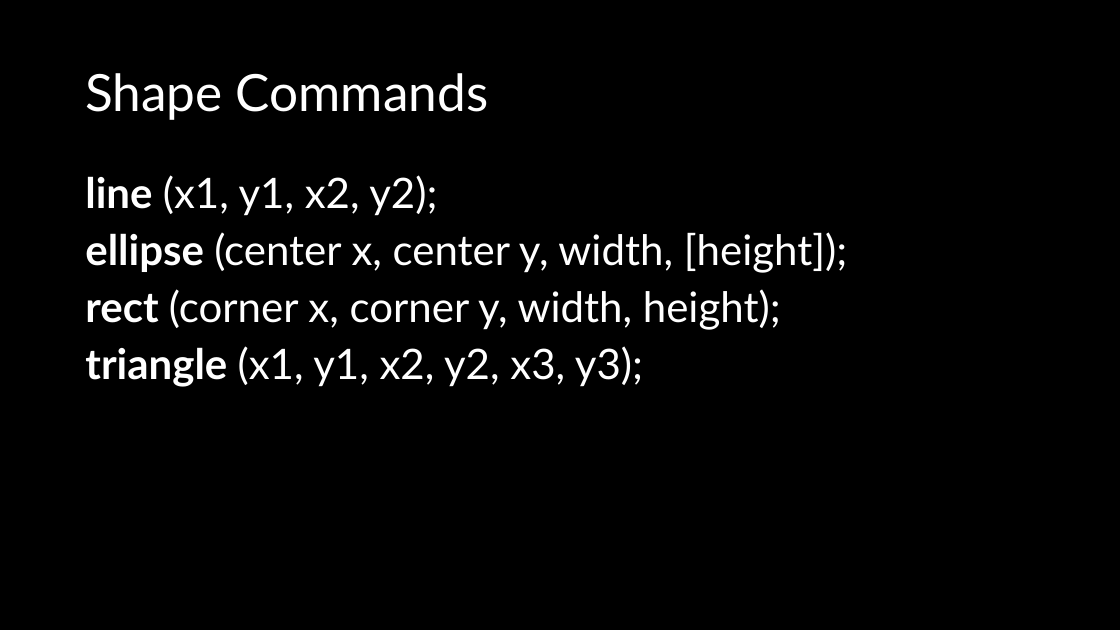
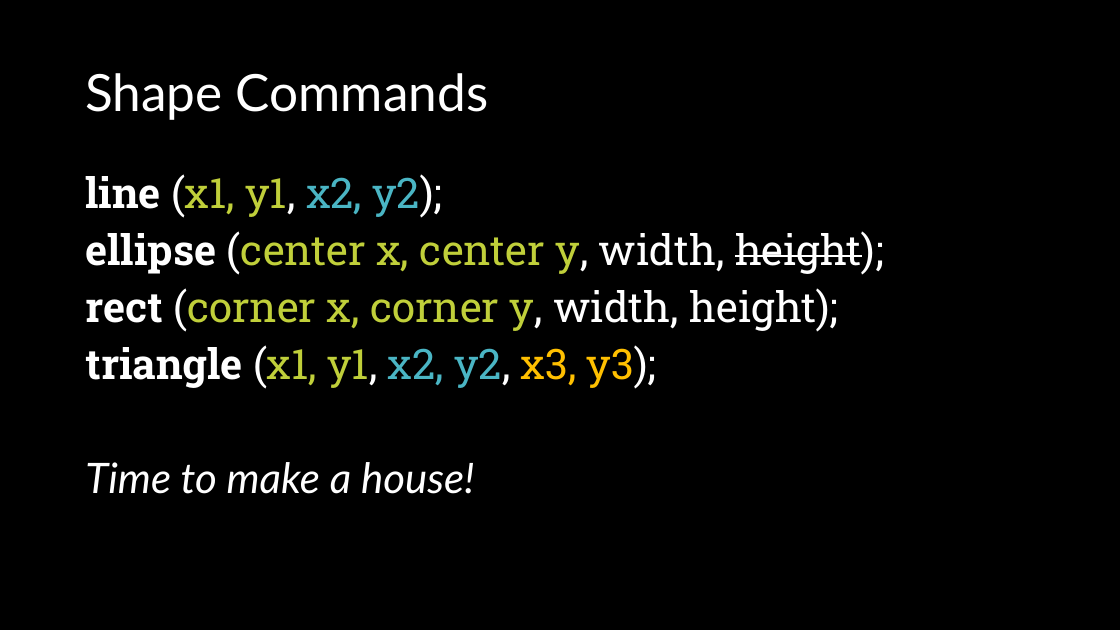
Before and after one commit to crhallberg/IMM120, a slide deck: slide 21 of Presentations/2018-09-11 - Drawing on a Screen.pptx (slide 14 before the commit). Drawn at 1120x630 pixels with LibreOffice and Linux fonts; fonts in the diff are those of the drawing. Boxes give left, top, right and bottom in pixels: in the first picture for what was removed or moved away, otherwise in the second. Text is boxed around its words. In the diff, an @@ line names an element or a change of style, - is before the commit and + after.

```diff
--- a/Presentations/2018-09-11 - Drawing on a Screen.pptx
+++ b/Presentations/2018-09-11 - Drawing on a Screen.pptx
@@ text at bbox=[85, 174, 839, 389]: font Lato to Roboto Slab in "line (x1, y1, x2, y2);", "rect (corner x, corner y, width, height);", "triangle (x1, y1, x2, y2, x3, y3);"; text colour #FFFFFF to #C0CF3A in "(x1, y1,", "(corner x, corner y,", "(x1, y1,"; text colour #FFFFFF to #4AB5C4 in "x2, y2);", "x2, y2,"; text colour #FFFFFF to #FFC000 in "x3, y3);" @@
@@ text at bbox=[85, 231, 884, 275]: text changed; font Lato to Roboto Slab @@
-ellipse (center x, center y, width, [height]);
+ellipse (center x, center y, width, height);
@@ text at bbox=[85, 462, 475, 494]: paragraph added @@
+Time to make a house!
```
Also in this commit, not shown: 11 other slides changed, 35 slides added, 3 slides removed, 8 other files.
